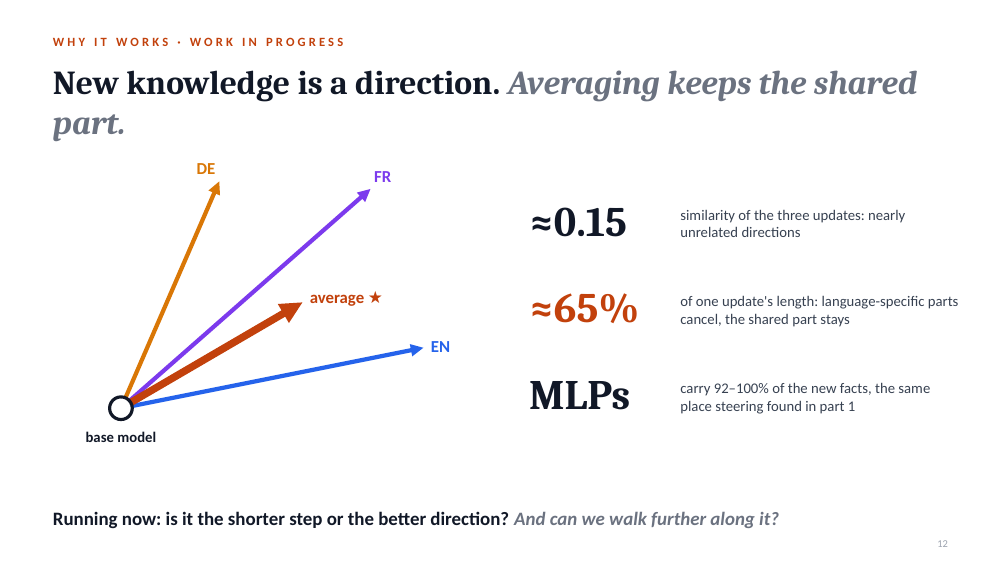
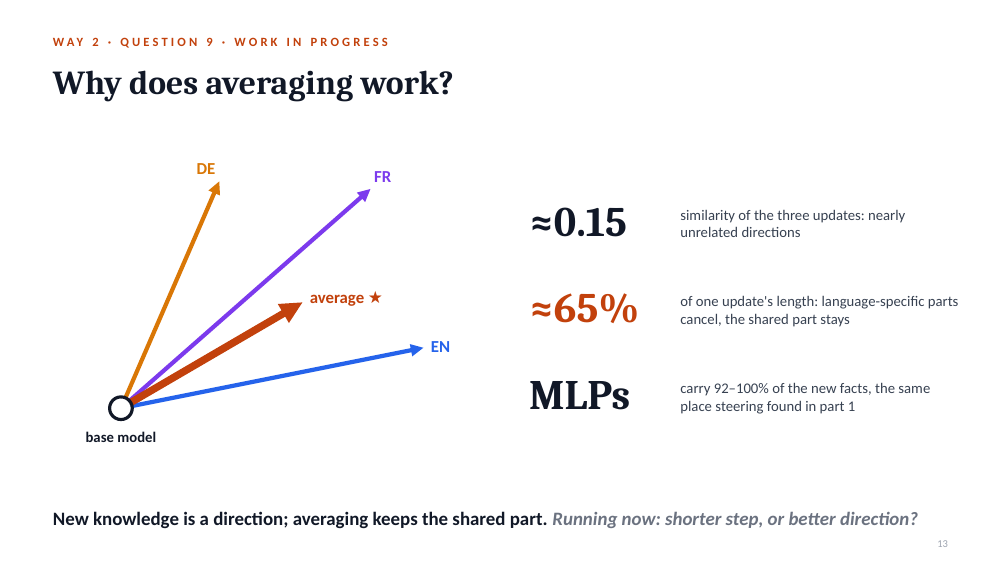
Before and after one commit to notagit3650/Claude_expo_repo_36501, a slide deck: slide 13 of slides/Retrain_or_teach.pptx (slide 12 before the commit). Drawn at 1008x567 pixels with LibreOffice and Linux fonts; fonts in the diff are those of the drawing. Boxes give left, top, right and bottom in pixels: in the first picture for what was removed or moved away, otherwise in the second. Text is boxed around its words. In the diff, an @@ line names an element or a change of style, - is before the commit and + after.

```diff
--- a/slides/Retrain_or_teach.pptx
+++ b/slides/Retrain_or_teach.pptx
@@ text at box(53, 37, 212, 46): text changed @@
-WHY IT WORKS · WORK IN PROGRESS
+WAY 2 · QUESTION 9 · WORK IN PROGRESS
@@ title at box(53, 70, 454, 102): text changed; text colour #6B7280 to #111827; italic off @@
-New knowledge is a direction. Averaging keeps the shared part.
+Why does averaging work?
@@ text at box(53, 511, 918, 529): text changed @@
-Running now: is it the shorter step or the better direction? And can we walk further along it?
+New knowledge is a direction; averaging keeps the shared part. Running now: shorter step, or better direction?
```
Also in this commit, not shown: 12 other slides changed, 2 slides added, 1 slide removed, 2 other files.
